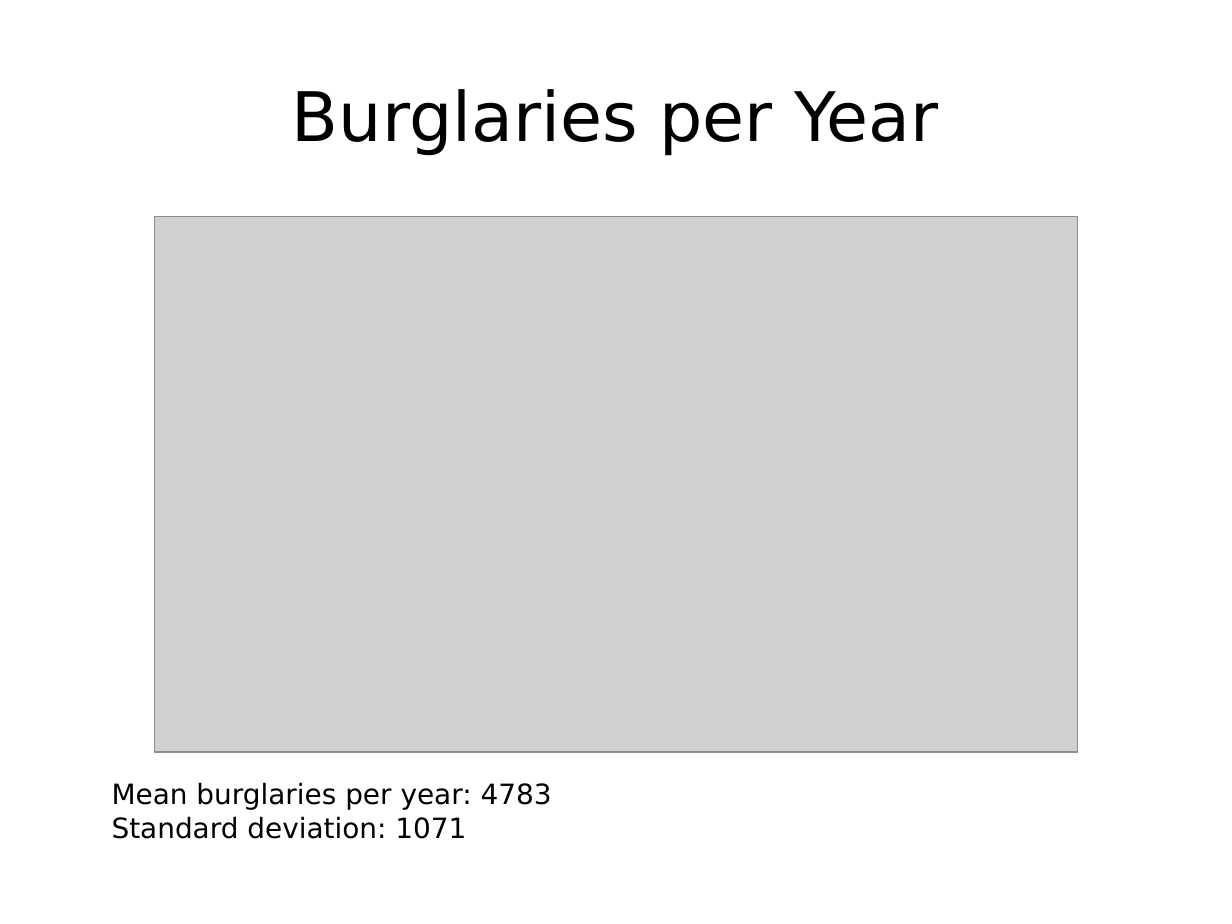
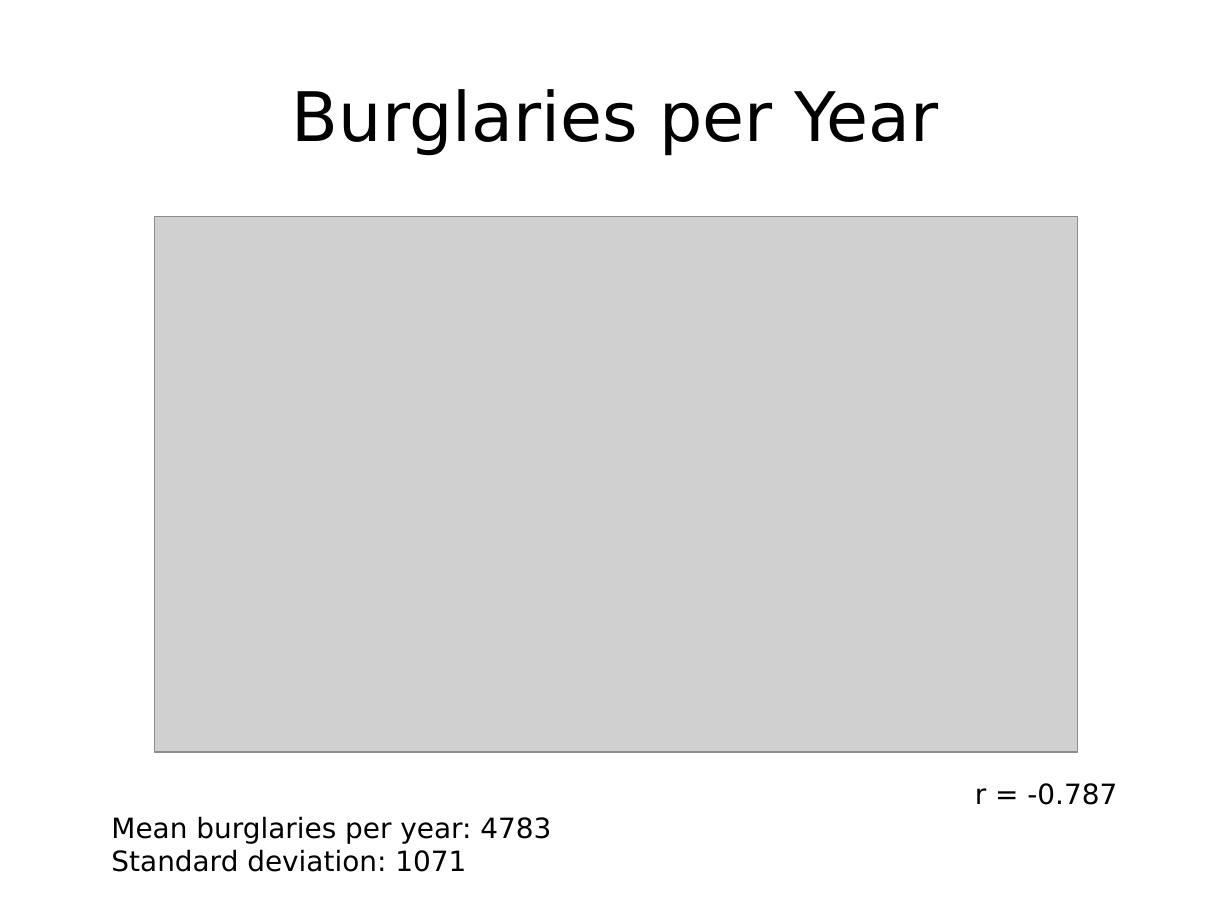
Before and after one commit to ptrbates/portland_crime_analysis, a slide deck: slide 7 of docs/Bates_presentation.pptx. Drawn at 1232x924 pixels with LibreOffice and Linux fonts; fonts in the diff are those of the drawing; grey boxes stand for pictures. Boxes give left, top, right and bottom in pixels: in the first picture for what was removed or moved away, otherwise in the second. Text is boxed around its words. In the diff, an @@ line names an element or a change of style, - is before the commit and + after.

```diff
--- a/docs/Bates_presentation.pptx
+++ b/docs/Bates_presentation.pptx
@@ text at (975,783,1117,805): paragraph added @@
+r = -0.787
```
Also in this commit, not shown: 7 other slides changed, 5 slides added, 10 other files.
